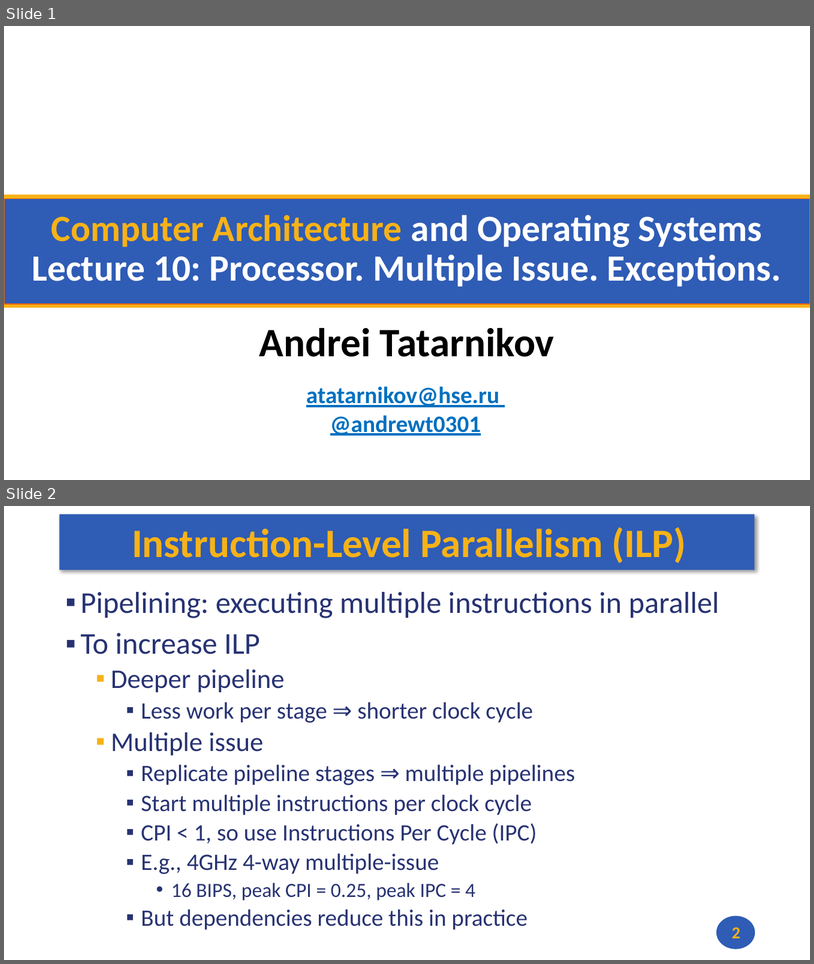
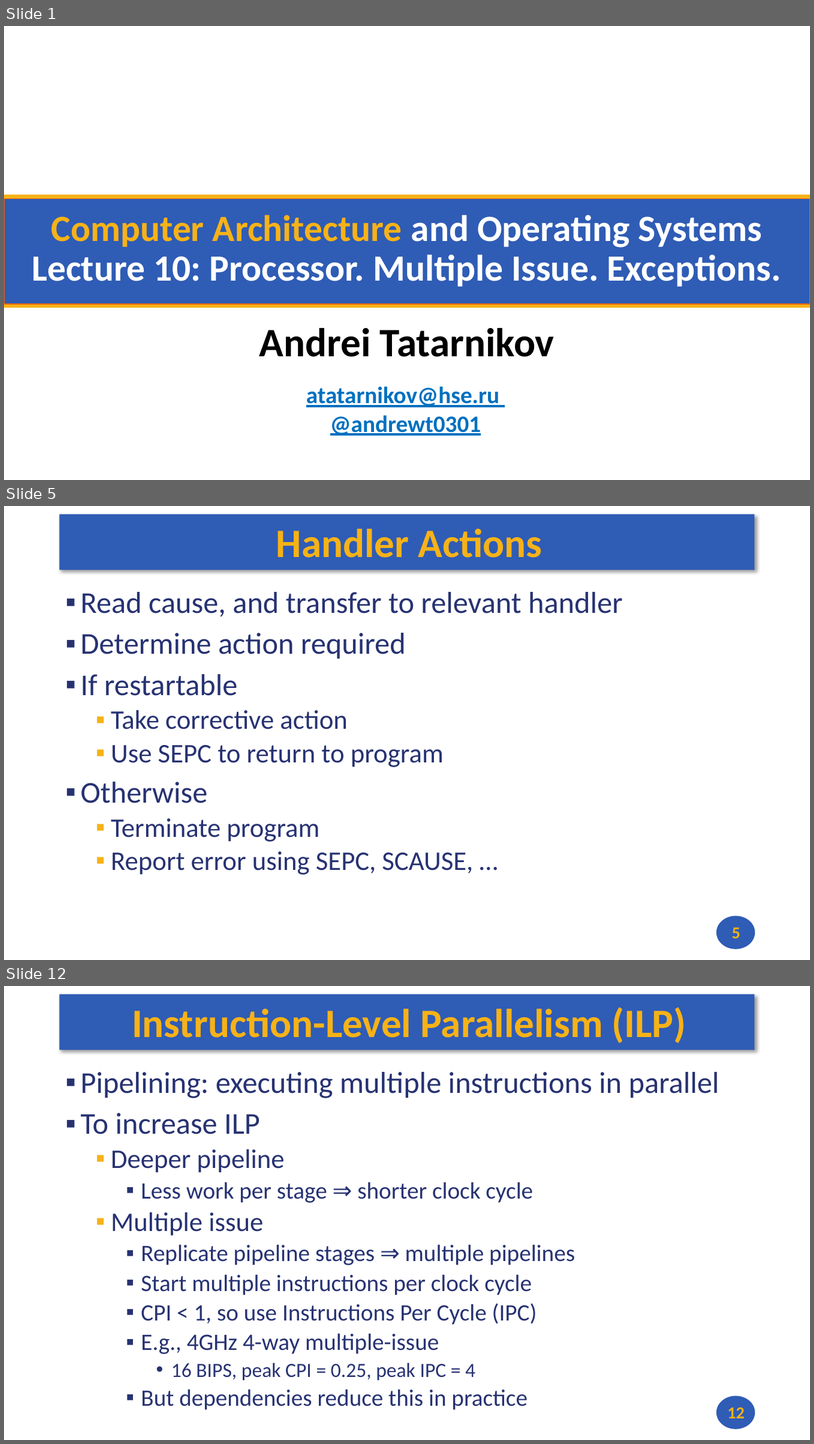
Before and after one commit to andrewt0301/hse-acos-course, a slide deck: docs/part1ca/10_Exceptions/CA_Lecture_10.pptx. Shown one above the other, each under a label of ours: slides 1 and 2 before the commit, slides 1, 5 and 12 after it; the slides between them are not shown. The pictures are 814x964 and 814x1444 pixels, drawn with LibreOffice and Linux fonts; fonts in the diff are those of the drawing; background and template pictures are left out. Boxes give left, top, right and bottom in pixels: in the first picture for what was removed or moved away, otherwise in the second. Text is boxed around its words. In the diff, an @@ line names an element or a change of style, - is before the commit and + after.

```diff
--- a/docs/part1ca/10_Exceptions/CA_Lecture_10.pptx
+++ b/docs/part1ca/10_Exceptions/CA_Lecture_10.pptx
@@ slide 5 added at (x1=4, y1=506, x2=810, y2=960), background #FFFFFF; not listed: 2 template elements that a slide beside it also shows @@
@@ title added at (x1=276, y1=528, x2=543, y2=558), 48 pt, text #F7B217, bold @@
+Handler Actions
@@ text added at (x1=81, y1=592, x2=623, y2=874), 32 pt, text #273272 @@
+▪ Read cause, and transfer to relevant handler
+▪ Determine action required
+▪ If restartable
+  ▪ Take corrective action
+  ▪ Use SEPC to return to program
+▪ Otherwise
+  ▪ Terminate program
+  ▪ Report error using SEPC, SCAUSE, …
@@ page number added at (x1=732, y1=927, x2=741, y2=938), 20 pt, text #F7B217, bold @@
+5
@@ what was slide 2 is now slide 12 @@
@@ page number at (x1=728, y1=1407, x2=744, y2=1418): text changed @@
-2
+12
```
Also in this commit, not shown: 9 other slides added, 2 other files.
